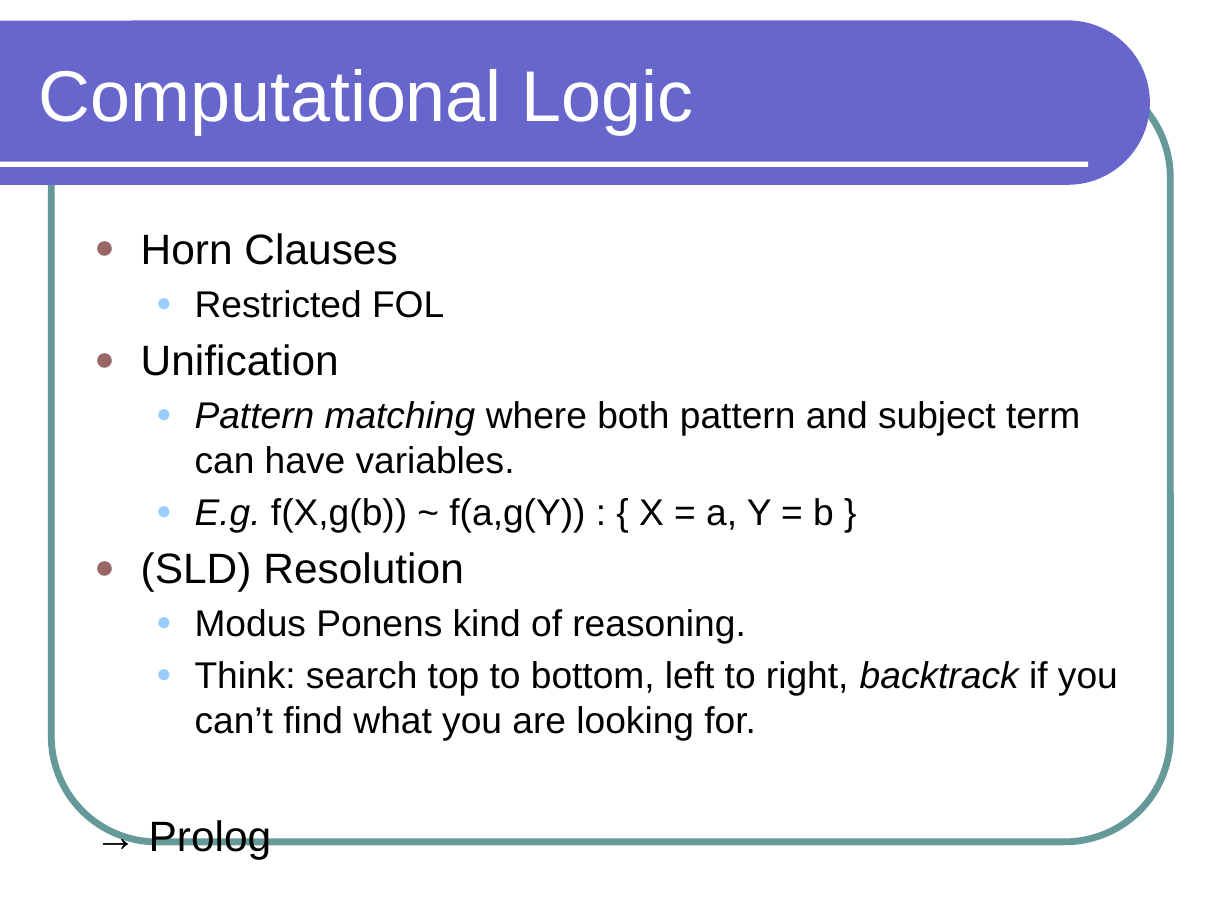
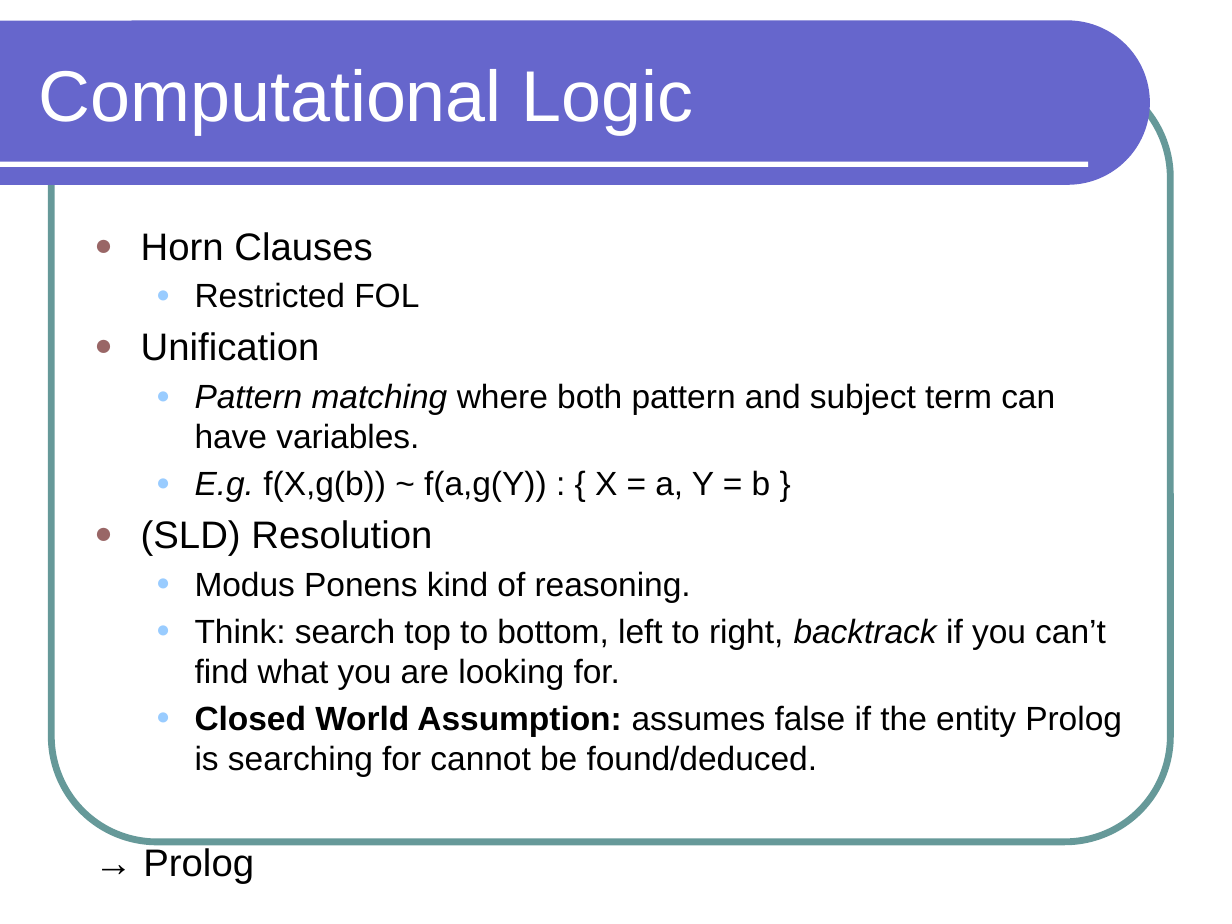
Before and after one commit to lutzhamel/phl-prolog, a slide deck: slide 12 of philosophy-prolog.pptx. Drawn at 1232x924 pixels with LibreOffice and Linux fonts; fonts in the diff are those of the drawing. Boxes give left, top, right and bottom in pixels: in the first picture for what was removed or moved away, otherwise in the second. Text is boxed around its words. In the diff, an @@ line names an element or a change of style, - is before the commit and + after.

```diff
--- a/philosophy-prolog.pptx
+++ b/philosophy-prolog.pptx
@@ text at (x1=141, y1=232, x2=1106, y2=689): size 24.8 to 22.4 pt in "Horn Clauses", "Unification", "(SLD) Resolution", "→ Prolog"; size 21.7 to 19.6 pt in "Restricted FOL", "Pattern matching where both pattern and subject ...", "E.g. f(X,g(b)) ~ f(a,g(Y)) : { X ...", "Modus Ponens kind of reasoning." and 1 more places @@
@@ text at (x1=195, y1=705, x2=1122, y2=776): paragraph added @@
+  ● Closed World Assumption: assumes false if the entity Prolog is searching for cannot be found/deduced.
```
Also in this commit, not shown: 2 other slides changed, 2 slides removed, 3 other files.
